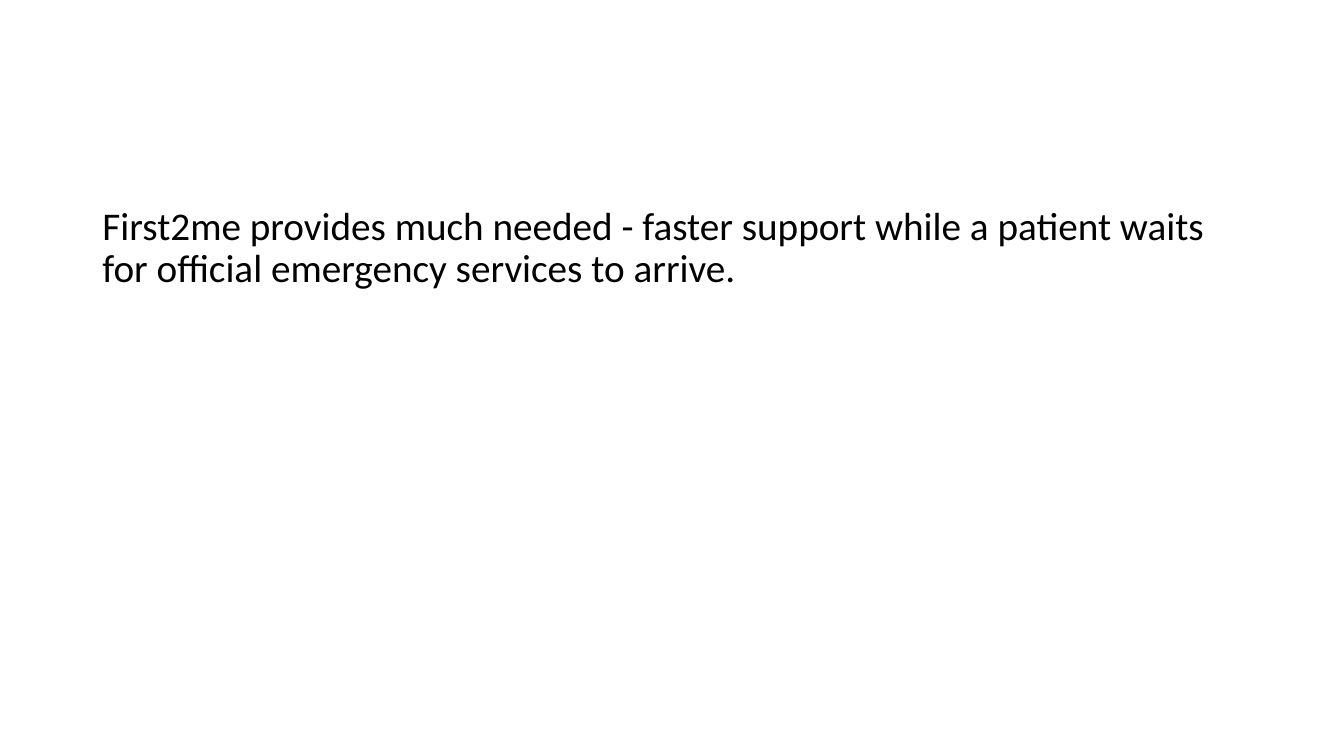
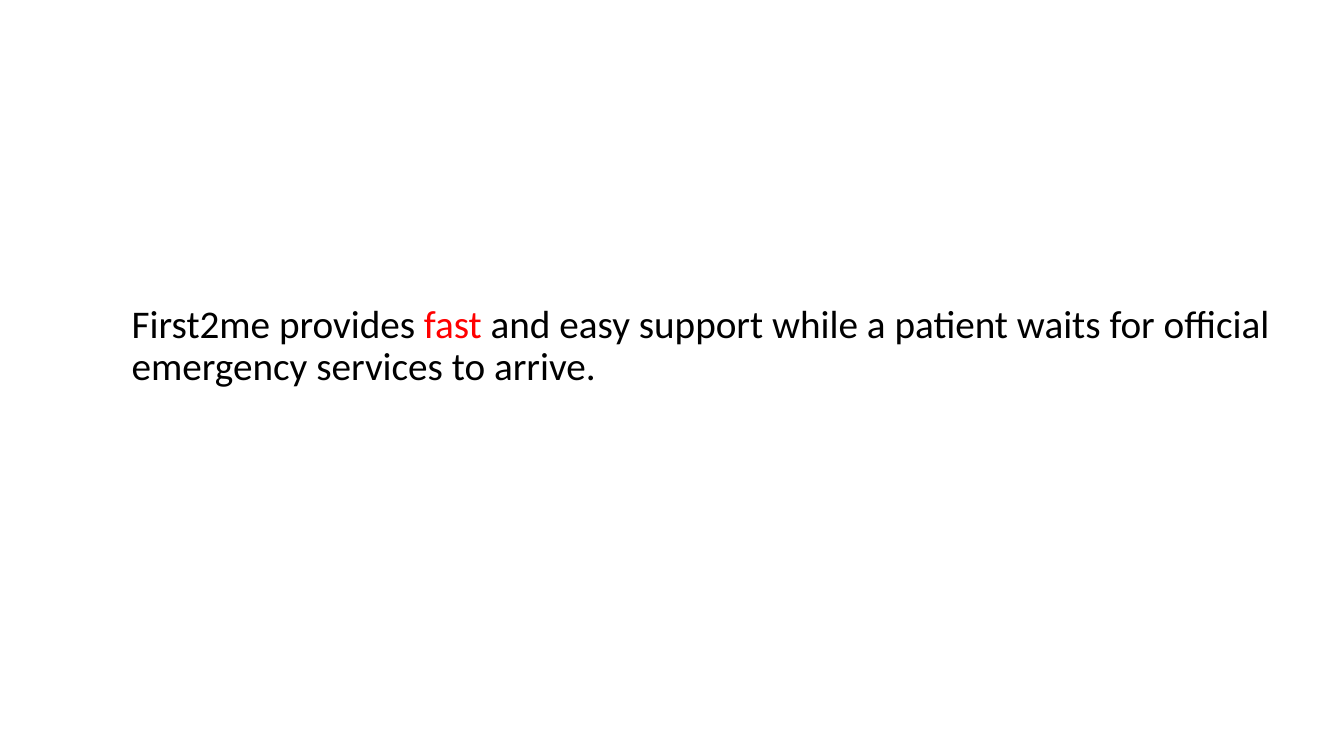
Before and after one commit to chriscoles01/first-2-aid, a slide deck: slide 3 of first2me.pptx. Drawn at 1344x756 pixels with LibreOffice and Linux fonts; fonts in the diff are those of the drawing. Boxes give left, top, right and bottom in pixels: in the first picture for what was removed or moved away, otherwise in the second. Text is boxed around its words. In the diff, an @@ line names an element or a change of style, - is before the commit and + after.

```diff
--- a/first2me.pptx
+++ b/first2me.pptx
@@ text at [132,310,1270,387]: text changed @@
-First2me provides much needed - faster support while a patient waits for official emergency services to arrive.
+First2me provides fast and easy support while a patient waits for official emergency services to arrive.
```
Also in this commit, not shown: 1 other slide changed, 1 slide added, 4 other files.
